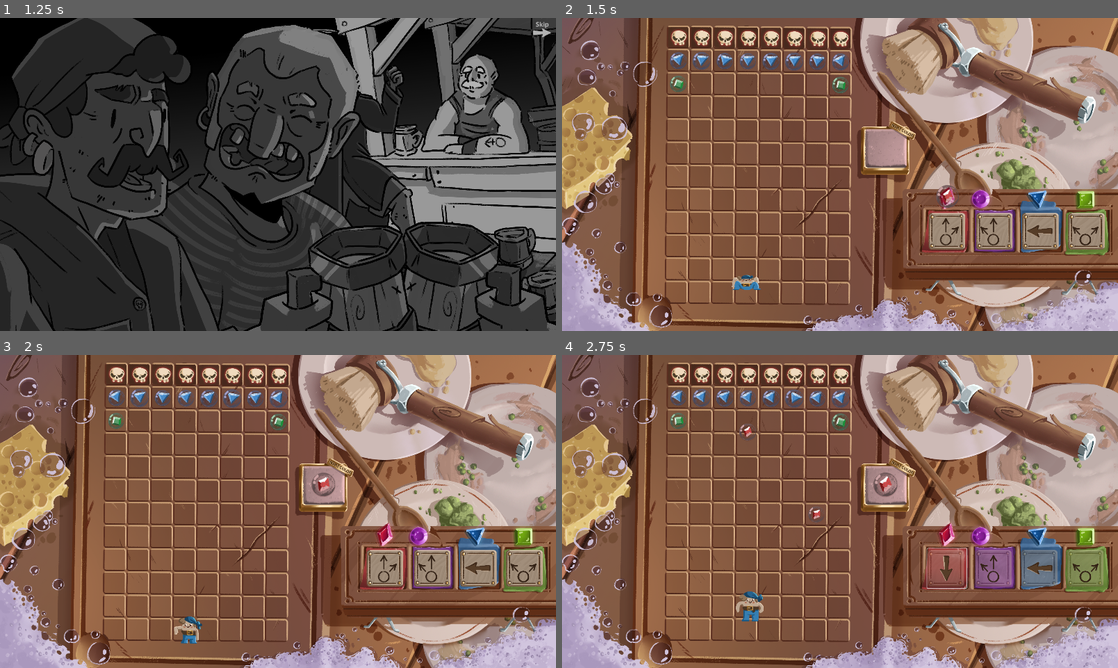
Above: before the commit, frames 1-4 (two rows, left to right).
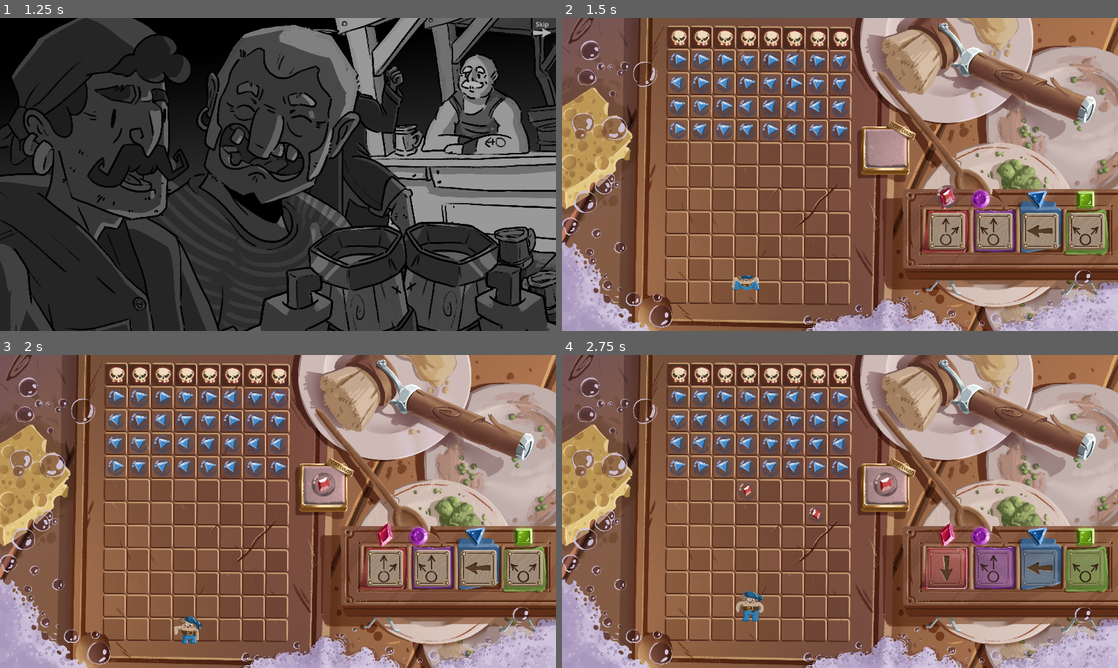
Above: after the commit, the same moments.

Repository: Aeropulu/ggj2025
Game: Godot game, scene res://Scenes/Introduction.tscn
Two runs of this game, one before a commit and one after it. Both use one fixed random seed, a clock stepped at 60 frames per second and the inputs below.
Inputs (mouse positions are in pixels of both pictures, inside the frame that each line leads up to):
- Up to frame 1 (1.25 s): click "Play" at 0.5 s
- Up to frame 2 (1.5 s): click (1106, 30) at 1.25 s
- Up to frame 3 (2 s): no input
- Up to frame 4 (2.75 s): click (945, 567) at 2 s

Frame 1 is identical in both runs. In frame 2, 2.4% of the frame differs, in the area x 19-52%, y 11-39%; in frame 3, 2.5%; in frame 4, 2.7%, in the area x 19-60%, y 11-53%.
Error before the commit: Out of bounds get index '0' (on base: 'Array[PackedScene]') (res://Scripts/game.gd:26)

Commit message:
update game scene

Diff:
--- a/Scenes/Game.tscn
+++ b/Scenes/Game.tscn
@@ -1,33 +1,40 @@
-[gd_scene load_steps=37 format=4 uid="uid://2hbqbvrxxpyu"]
+[gd_scene load_steps=44 format=4 uid="uid://2hbqbvrxxpyu"]
 
 [ext_resource type="Texture2D" uid="uid://da8t8ru1b4dyb" path="res://Assets/Sprites/Plateau/Plateau.png" id="1_6okof"]
 [ext_resource type="Script" path="res://Scripts/game.gd" id="1_htdqj"]
 [ext_resource type="Script" path="res://Scripts/character.gd" id="2_h5epx"]
 [ext_resource type="Texture2D" uid="uid://ddbyit1r5l5xj" path="res://Assets/Sprites/Personnage/Idle/Personnage_Idle.png" id="2_ldyfx"]
+[ext_resource type="PackedScene" uid="uid://c3fsxxn0t7krn" path="res://Scenes/Boards/Board_Tuto_01.tscn" id="2_x6eig"]
 [ext_resource type="Script" path="res://Scripts/deck.gd" id="3_3p6wp"]
 [ext_resource type="PackedScene" uid="uid://bdgwrvgm46y45" path="res://Scenes/ActionButton.tscn" id="3_s71h7"]
+[ext_resource type="PackedScene" uid="uid://dwm0vkc17b1l0" path="res://Scenes/Boards/Board_Tuto_02.tscn" id="3_yfefl"]
 [ext_resource type="Script" path="res://Scripts/action_base.gd" id="4_on1wx"]
 [ext_resource type="Texture2D" uid="uid://dm8anck4mtcme" path="res://Assets/Sprites/Personnage/Envoi/Personnage_Envoi.png" id="4_qf3tu"]
+[ext_resource type="PackedScene" uid="uid://cj30r40srmd11" path="res://Scenes/Boards/Board_Tuto_03.tscn" id="4_rsl1j"]
 [ext_resource type="Texture2D" uid="uid://dwh1bhywrrfeb" path="res://Assets/Sprites/Personnage/Mouvement/Personnage_Mouvement_F01.png" id="5_2bu00"]
+[ext_resource type="PackedScene" uid="uid://8wj0rf3wvtt5" path="res://Scenes/Boards/Board_Aventure_01.tscn" id="5_d2nb5"]
 [ext_resource type="Resource" uid="uid://5gwqrax77h57" path="res://Assets/Actions/move_left.tres" id="6_iuqrl"]
-[ext_resource type="Resource" path="res://Assets/Actions/move_down.tres" id="6_sooy2"]
+[ext_resource type="PackedScene" uid="uid://fd0trm5syo2q" path="res://Scenes/Boards/Board_Aventure_02.tscn" id="6_r3rx2"]
+[ext_resource type="Resource" uid="uid://dvbm7771ngc77" path="res://Assets/Actions/move_down.tres" id="6_sooy2"]
 [ext_resource type="Texture2D" uid="uid://bqt16qfxp2mvc" path="res://Assets/Sprites/Personnage/Mouvement/Personnage_Mouvement_F02.png" id="6_yhr3j"]
-[ext_resource type="Resource" path="res://Assets/Actions/shoot_bubble_front.tres" id="7_k40js"]
+[ext_resource type="PackedScene" uid="uid://cqpu2ktqetsmu" path="res://Scenes/Boards/Board_Aventure_03.tscn" id="7_hk7lt"]
+[ext_resource type="Resource" uid="uid://bofse52x8ehac" path="res://Assets/Actions/shoot_bubble_front.tres" id="7_k40js"]
 [ext_resource type="Texture2D" uid="uid://cge04go6xvh1t" path="res://Assets/Sprites/Personnage/Mouvement/Personnage_Mouvement_F03.png" id="7_peksi"]
 [ext_resource type="TileSet" uid="uid://bn2xfq8hpbt7c" path="res://Assets/Tileset/Tileset_Bubbles.tres" id="7_uet36"]
 [ext_resource type="Resource" uid="uid://dyrpaf762uyxu" path="res://Assets/Actions/move_right.tres" id="7_wlm4u"]
+[ext_resource type="PackedScene" uid="uid://byj3gvhjlvif1" path="res://Scenes/Boards/Board_Aventure_04.tscn" id="8_l781p"]
 [ext_resource type="Texture2D" uid="uid://cpj0f8v14vw45" path="res://Assets/Sprites/Personnage/Mouvement/Personnage_Mouvement_F04.png" id="8_nrwfo"]
 [ext_resource type="Texture2D" uid="uid://bsvlki5sp2h05" path="res://Assets/Sprites/Personnage/Mouvement/Personnage_Mouvement_F05.png" id="9_2vmgt"]
 [ext_resource type="Script" path="res://Scripts/board.gd" id="9_i64tl"]
-[ext_resource type="Resource" path="res://Assets/Actions/move_up.tres" id="9_vcora"]
+[ext_resource type="Resource" uid="uid://cpu4hwv55iyp2" path="res://Assets/Actions/move_up.tres" id="9_vcora"]
 [ext_resource type="Texture2D" uid="uid://c4fgjsqa1b1y2" path="res://Assets/Sprites/Personnage/Mouvement/Personnage_Mouvement_F06.png" id="10_2vyv3"]
 [ext_resource type="Script" path="res://Scripts/preview.gd" id="10_7mp3v"]
 [ext_resource type="PackedScene" uid="uid://cb33wi5j8ucka" path="res://Scenes/Bulles/Bulle_blue.tscn" id="11_cxpcf"]
-[ext_resource type="Resource" path="res://Assets/Actions/shoot_bubble_front_left.tres" id="11_pms88"]
+[ext_resource type="Resource" uid="uid://dj5o6e3utx014" path="res://Assets/Actions/shoot_bubble_front_left.tres" id="11_pms88"]
 [ext_resource type="PackedScene" uid="uid://wjrrnqek0pca" path="res://Scenes/Bulles/Bulle_green.tscn" id="12_lg3k2"]
-[ext_resource type="Resource" path="res://Assets/Actions/shoot_bubble_front_right.tres" id="12_p2ye5"]
+[ext_resource type="Resource" uid="uid://blelf4pnx0gli" path="res://Assets/Actions/shoot_bubble_front_right.tres" id="12_p2ye5"]
 [ext_resource type="PackedScene" uid="uid://0pykulbydmav" path="res://Scenes/Bulles/Bulle_purple.tscn" id="13_1xyp3"]
-[ext_resource type="Resource" path="res://Assets/Actions/shoot_bubble_left_right.tres" id="13_pbo37"]
+[ext_resource type="Resource" uid="uid://cl7lqnb4ry7xu" path="res://Assets/Actions/shoot_bubble_left_right.tres" id="13_pbo37"]
 [ext_resource type="PackedScene" uid="uid://bu82ai0esndtw" path="res://Scenes/Bulles/Bulle_red.tscn" id="14_qsq2o"]
 [ext_resource type="Texture2D" uid="uid://dsrxftxdx727h" path="res://Assets/Sprites/Plateau/Coussin.png" id="17_anqpt"]
 [ext_resource type="Texture2D" uid="uid://dmdtjnehrpqpx" path="res://Assets/Sprites/Plateau/NextColor.png" id="20_juev3"]
@@ -103,6 +110,7 @@
 
 [node name="Game" type="Node2D"]
 script = ExtResource("1_htdqj")
+levels = Array[PackedScene]([ExtResource("2_x6eig"), ExtResource("3_yfefl"), ExtResource("4_rsl1j"), ExtResource("5_d2nb5"), ExtResource("6_r3rx2"), ExtResource("7_hk7lt"), ExtResource("8_l781p")])
 
 [node name="Plateau" type="Sprite2D" parent="."]
 position = Vector2(960, 540)
